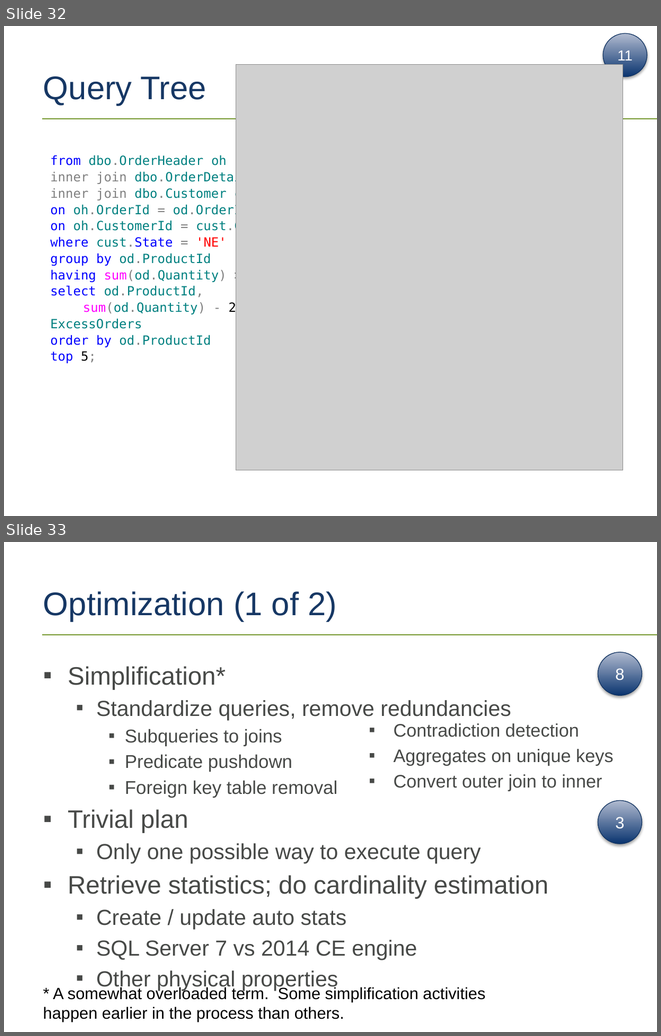
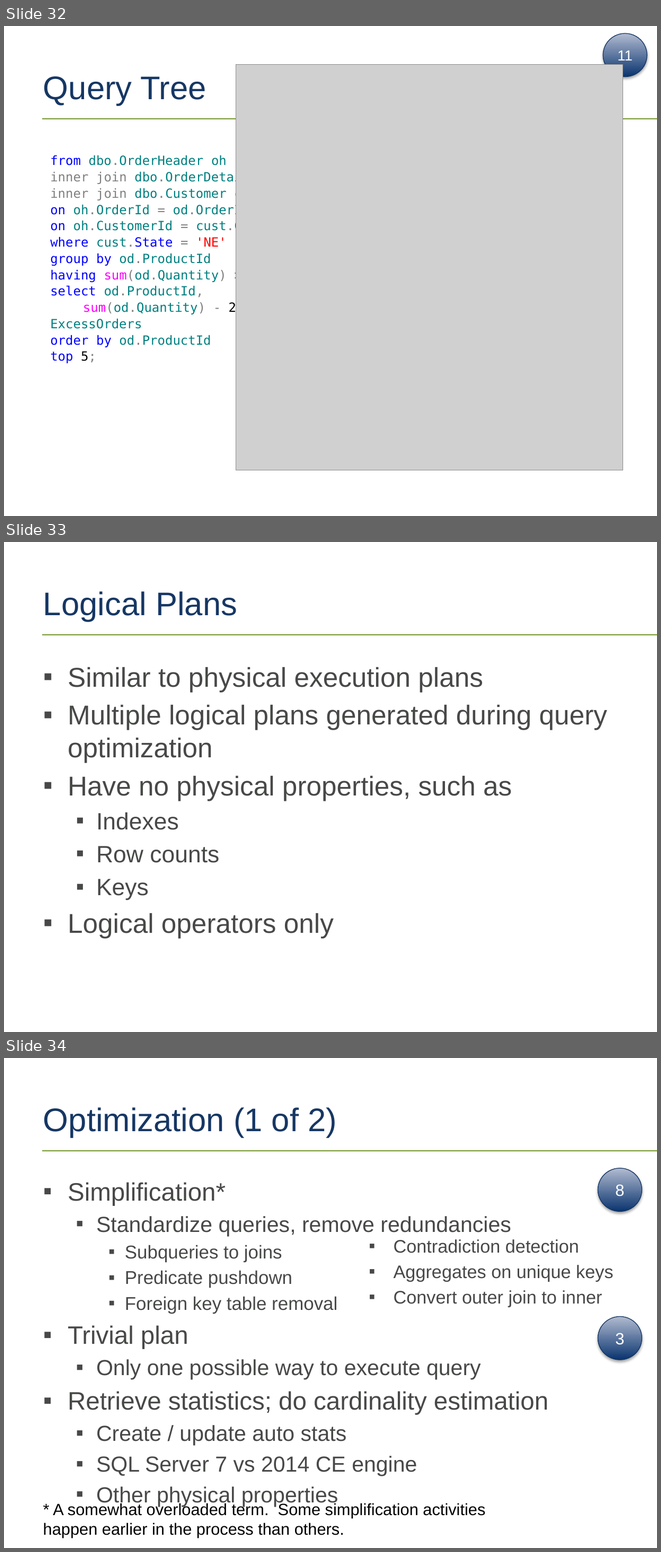
Before and after one commit to tf3604/OptimizerPresentation, a slide deck: Optimizer.pptx. Shown one above the other, each under a label of ours: slides 32 and 33 before the commit, slides 32, 33 and 34 after it. The pictures are 661x1036 and 661x1552 pixels, drawn with LibreOffice and Linux fonts; fonts in the diff are those of the drawing; grey boxes stand for pictures; background and template pictures are left out. Boxes give left, top, right and bottom in pixels: in the first picture for what was removed or moved away, otherwise in the second. Text is boxed around its words. In the diff, an @@ line names an element or a change of style, - is before the commit and + after.

Commit message:
Added slide on logical query plans.

```diff
--- a/Optimizer.pptx
+++ b/Optimizer.pptx
@@ slide 33 added at (4, 542, 657, 1032), background #FFFFFF; not listed: 1 template element that a slide beside it also shows @@
@@ title added at (43, 591, 237, 622), 36 pt, text #163764 @@
+Logical Plans
@@ text added at (68, 667, 607, 938), 30 pt, text #474947 @@
+▪ Similar to physical execution plans
+▪ Multiple logical plans generated during query optimization
+▪ Have no physical properties, such as
+  ▪ Indexes
+  ▪ Row counts
+  ▪ Keys
+▪ Logical operators only
@@ what was slide 33 is now slide 34 @@
```
